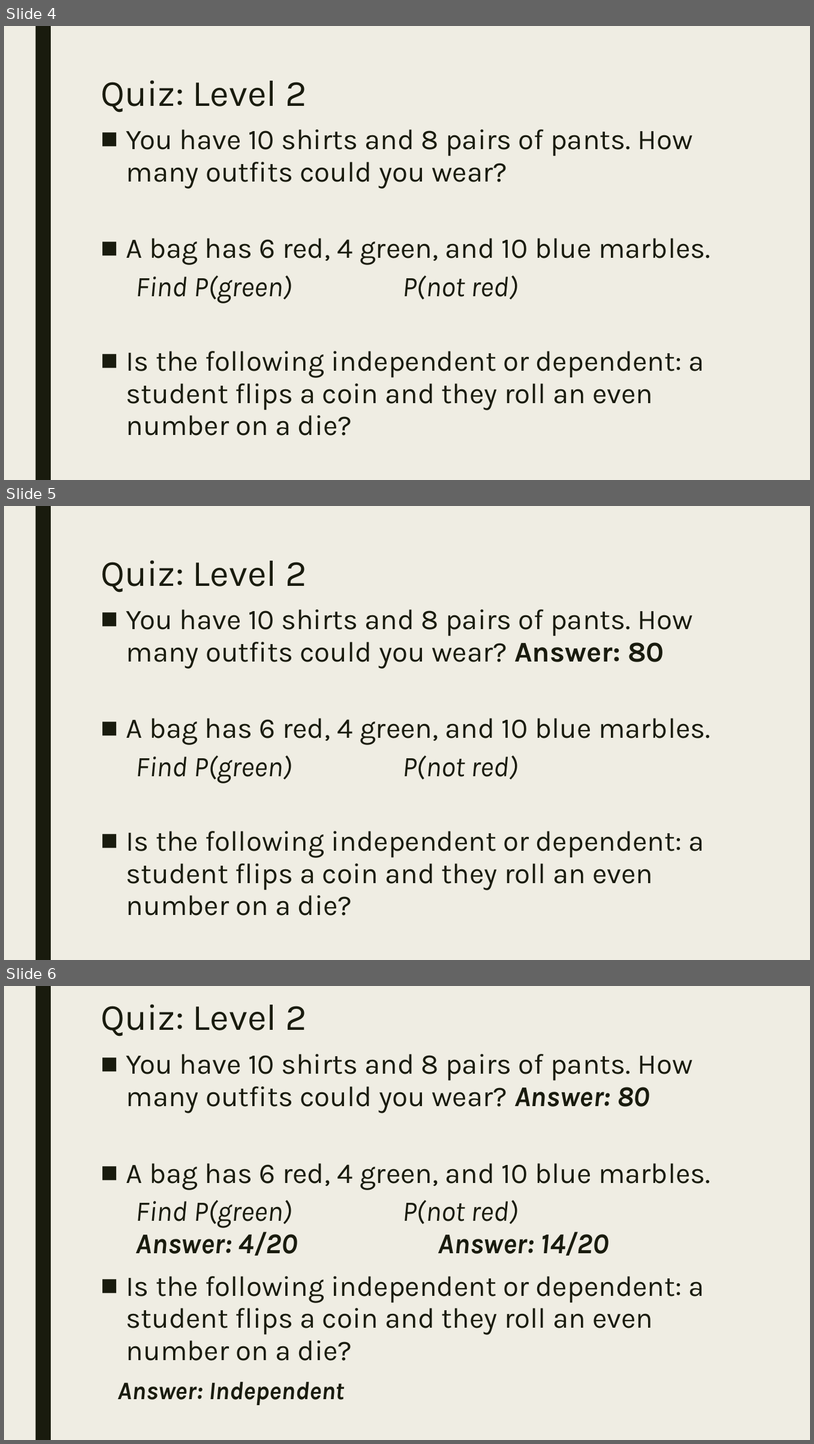
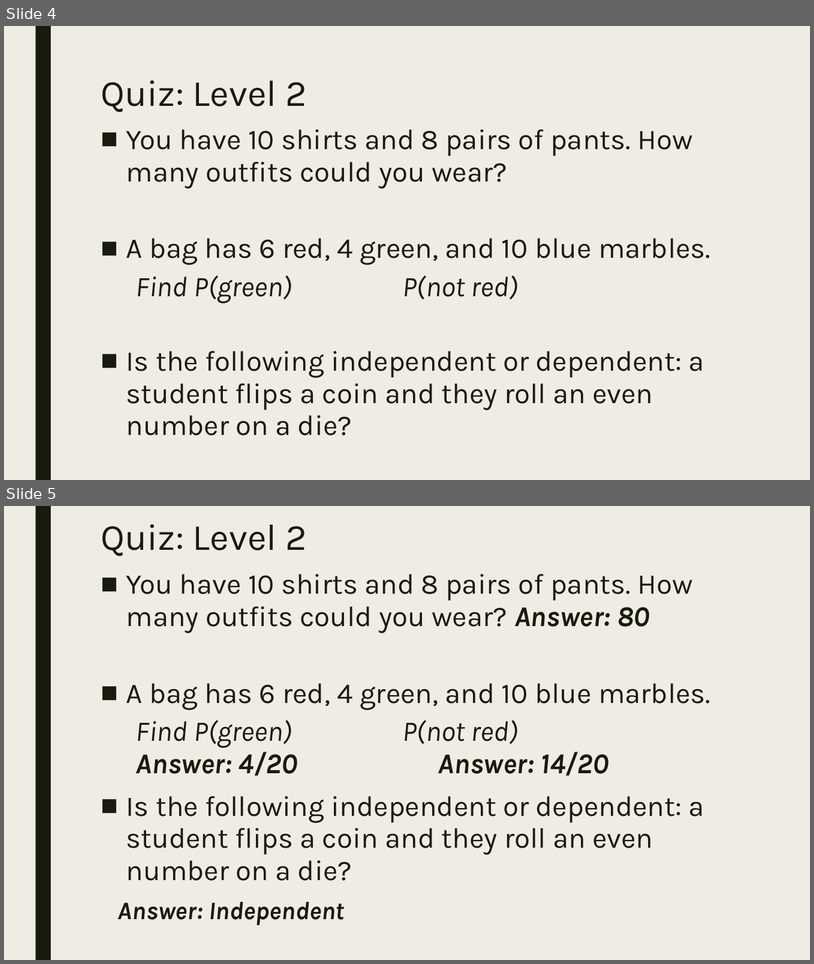
Before and after one commit to codecuddy/algebra_3-4, a slide deck: _PowerPoints/2nd Semester/Unit 6 Probability and Stats/Algebra4_Day_059 [Extra Review if Time] Review for Test.pptx. Shown one above the other, each under a label of ours: slides 4, 5 and 6 before the commit, slides 4 and 5 after it. The pictures are 814x1444 and 814x964 pixels, drawn with LibreOffice and Linux fonts; fonts in the diff are those of the drawing. Boxes give left, top, right and bottom in pixels: in the first picture for what was removed or moved away, otherwise in the second. Text is boxed around its words. In the diff, an @@ line names an element or a change of style, - is before the commit and + after.

```diff
--- a/_PowerPoints/2nd Semester/Unit 6 Probability and Stats/Algebra4_Day_059 [Extra Review if Time] Review for Test.pptx
+++ b/_PowerPoints/2nd Semester/Unit 6 Probability and Stats/Algebra4_Day_059 [Extra Review if Time] Review for Test.pptx
@@ slide 5 removed at bbox=[4, 506, 810, 960], background #EFEDE3; not listed: 1 template element that a slide beside it also shows @@
@@ title removed at bbox=[101, 560, 308, 592] @@
-Quiz: Level 2
@@ text removed at bbox=[126, 609, 711, 915] @@
-■ You have 10 shirts and 8 pairs of pants. How many outfits could you wear? Answer: 80
-■ A bag has 6 red, 4 green, and 10 blue marbles.
-  Find P(green) P(not red)
-■ Is the following independent or dependent: a student flips a coin and they roll an even number on a die?
@@ what was slide 6 is now slide 5 @@
```
Also in this commit, not shown: 2 other files.
